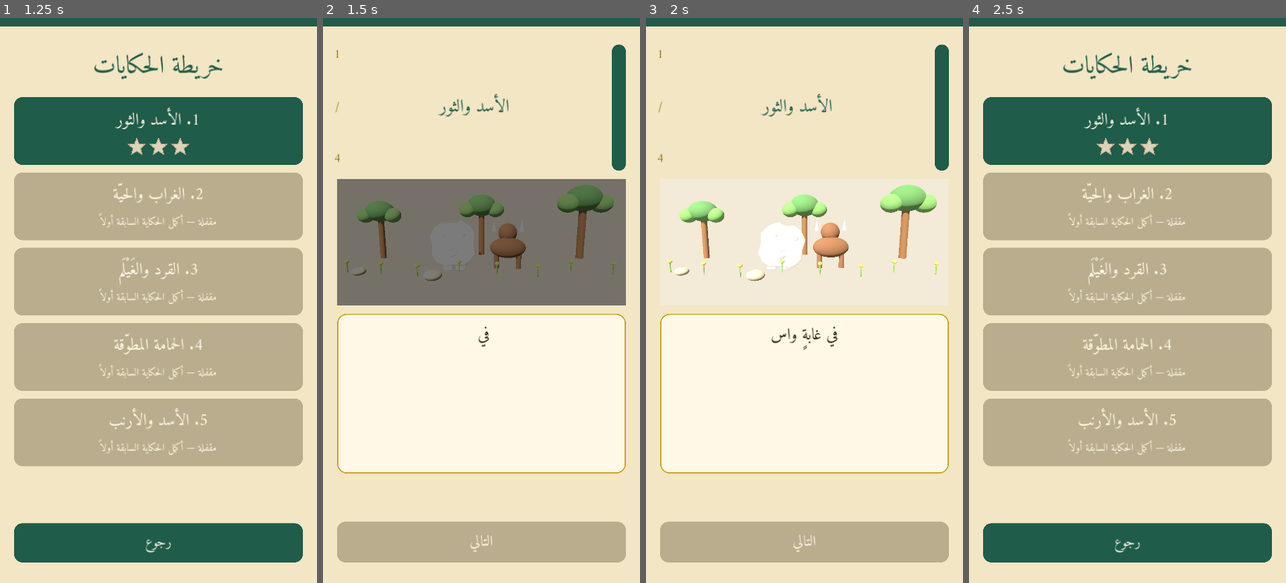
Above: before the commit, frames 1-4 (left to right).
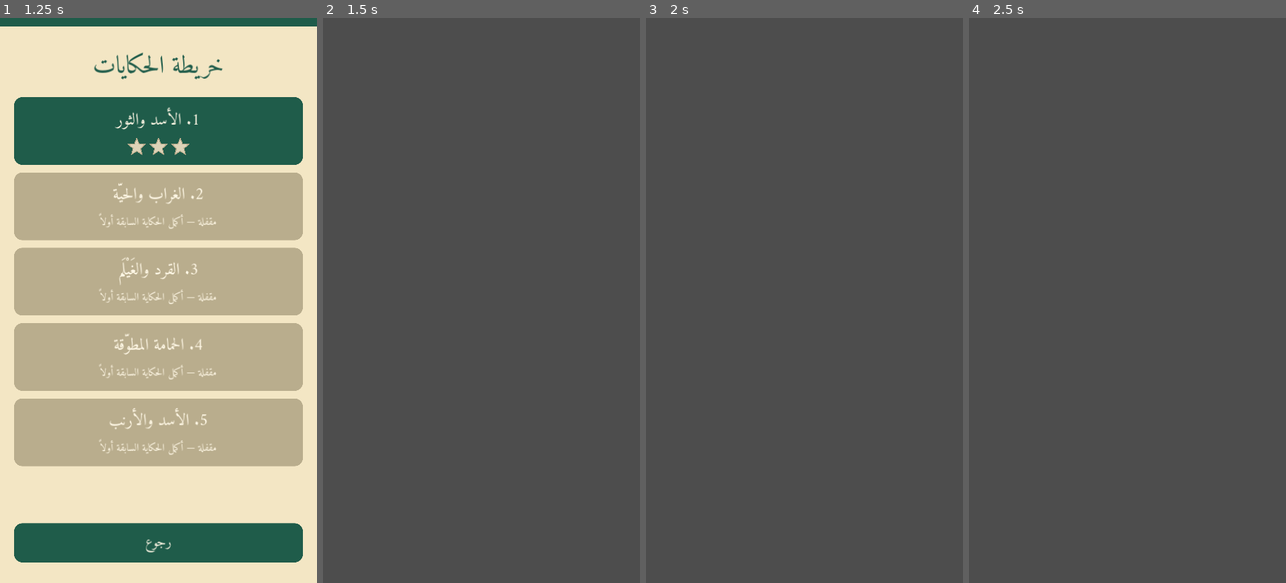
Above: after the commit, the same moments.

Repository: bdssmdkacem-dot/Kalila-Dimna
Game: Godot game, scene res://scenes/main_menu.tscn
Same seed, same stepped clock (60 frames per second), same inputs: the game is played once before the commit and once after it.
Inputs (mouse positions are in pixels of both pictures, inside the frame that each line leads up to):
- Up to frame 1 (1.25 s): click "ابدأ الحكايات" at 0.5 s
- Up to frame 2 (1.5 s): click (481, 131) at 1.25 s
- Up to frame 3 (2 s): no input
- Up to frame 4 (2.5 s): click (1263, 108) at 2 s, where only the run before the commit has a clickable "رجوع"

Frame 1 is identical in both runs. In frame 2, 100% of the frame differs, in the area x 0-100%, y 0-100%; in frame 3, 100%; in frame 4, 100%.
Error after the commit: Parse Error: Could not parse global class "AnimalStage" from "res://ui/animal_stage.gd". (res://scenes/story_player.gd:24)

Commit message:
fix(story): frame full animal models in cinematic stage

Diff:
--- a/ui/animal_stage.gd
+++ b/ui/animal_stage.gd
@@ -22,7 +22,8 @@
 var transition_fade: ColorRect
 
 func _ready() -> void:
-    custom_minimum_size = Vector2(0, 430)
+    custom_minimum_size = Vector2(0, 0)
+	size_flags_vertical = Control.SIZE_EXPAND_FILL
     _build_stage()
 
 func _build_stage() -> void:
@@ -79,7 +80,7 @@
     camera = Camera3D.new()
     camera.position = Vector3(0, 2.1, 7.2)
     camera.look_at_from_position(camera.position, Vector3(0, 1.0, 0))
-    camera.fov = 35.0
+    camera.fov = 42.0
     world_root.add_child(camera)
 
     environment_root = Node3D.new()
@@ -101,6 +102,7 @@
     var spacing := 1.9 if actors.size() > 1 else 0.0
     for i in actors.size():
         var actor := _make_animal(actors[i])
+        _fit_animal_to_frame(actor, actors.size() > 1)
         actor.position = Vector3((i - float(actors.size() - 1) / 2.0) * spacing, 0, 0)
         actor.scale = Vector3.ONE * (0.95 if actors.size() > 1 else 1.15)
         actor_root.add_child(actor)
@@ -476,6 +478,50 @@
         _: _make_hare(root)
     return root
 
+func _fit_animal_to_frame(root: Node3D, is_pair: bool) -> void:
+    # Imported GLB/GLTF files can have very different origins and sizes.
+    # Normalize every actor so the full body is visible and centered on Android.
+    var bounds := AABB()
+    var found := false
+    var stack: Array[Node] = [root]
+    while not stack.is_empty():
+        var node: Node = stack.pop_back()
+        if node is MeshInstance3D and node.mesh != null:
+            var local_box := (node as MeshInstance3D).get_aabb()
+            var t: Transform3D = root.global_transform.affine_inverse() * (node as MeshInstance3D).global_transform
+            for corner in _aabb_corners(local_box):
+                var p := t * corner
+                if not found:
+                    bounds = AABB(p, Vector3.ZERO)
+                    found = true
+                else:
+                    bounds = bounds.expand(p)
+        for child in node.get_children():
+            stack.append(child)
+    if not found or bounds.size.y <= 0.01:
+        return
+    var target_height := 1.65 if is_pair else 1.9
+    var uniform := target_height / bounds.size.y
+    root.scale *= Vector3.ONE * uniform
+    # Re-center after scaling so feet sit on the stage and no model is clipped.
+    var center_x := bounds.position.x + bounds.size.x * 0.5
+    var center_z := bounds.position.z + bounds.size.z * 0.5
+    root.position = Vector3(-center_x * uniform, -bounds.position.y * uniform, -center_z * uniform)
+
+func _aabb_corners(box: AABB) -> Array[Vector3]:
+    var p := box.position
+    var s := box.size
+    return [
+        p,
+        p + Vector3(s.x, 0, 0),
+        p + Vector3(0, s.y, 0),
+        p + Vector3(0, 0, s.z),
+        p + Vector3(s.x, s.y, 0),
+        p + Vector3(s.x, 0, s.z),
+        p + Vector3(0, s.y, s.z),
+        p + s,
+    ]
+
 func _load_real_animal(id: String) -> Node3D:
     var candidates := [
         "res://assets/3d/animals/%s.glb" % id,
